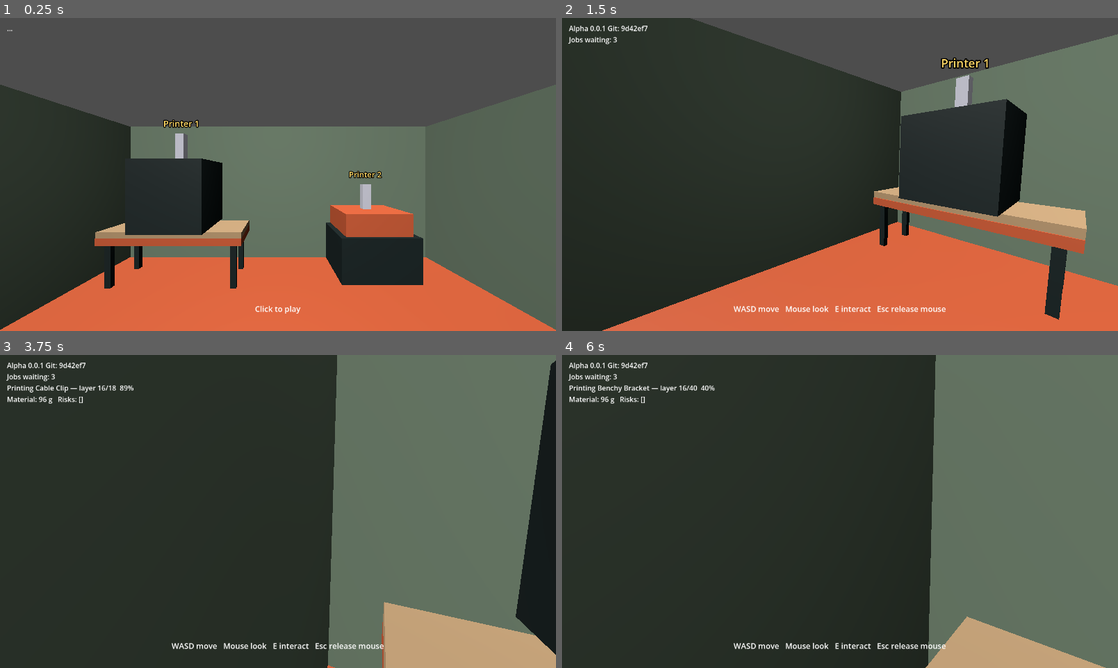
Above: before the commit, frames 1-4 (two rows, left to right).
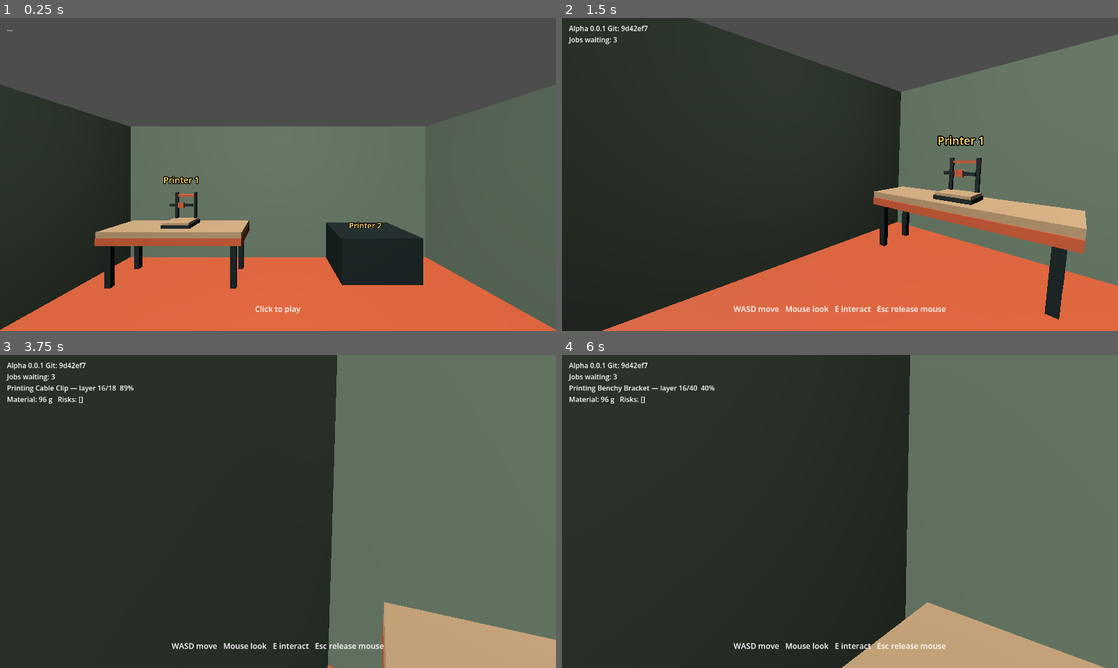
Above: after the commit, the same moments.

Repository: jiracipika/printshop-sim
Game: Godot game, scene res://scenes/Main.tscn
Two runs of this game, one before a commit and one after it. Both use one fixed random seed, a clock stepped at 60 frames per second and the inputs below.
Inputs (mouse positions are in pixels of both pictures, inside the frame that each line leads up to):
- Up to frame 1 (0.25 s): no input
- Up to frame 2 (1.5 s): tap Enter at 0.5 s; move the mouse to (962, 158) at 0.52 s; hold D (move_right) 0.53-1.28 s; tap E (interact) at 0.6, 1.35 s; click (962, 158) at 0.67 s; tap Space at 1.25 s; move the mouse to (812, 174) at 1.27 s; hold W (move_forward) from 1.28 s (still down)
- Up to frame 3 (3.75 s): keep holding W (move_forward); move the mouse to (289, 505) at 2.02 s; tap E (interact) at 2.1, 2.85, 3.6 s; tap Enter at 2.75 s; move the mouse to (272, 517) at 2.77 s; click (272, 517) at 2.92 s; tap Space at 3.5 s; move the mouse to (316, 514) at 3.52 s
- Up to frame 4 (6 s): tap Enter at 4.25 s; move the mouse to (795, 508) at 4.27 s; tap E (interact) at 4.35, 5.1, 5.85 s; tap Space at 5 s; move the mouse to (845, 511) at 5.02 s; click (845, 511) at 5.17 s; move the mouse to (817, 505) at 5.77 s; release W (move_forward) at 5.78 s; hold D (move_right) from 5.78 s (still down)

The runs differ from the first frame. In frame 1, 5.7% of the frame differs, in the area x 22-75%, y 32-70%; in frame 2, 7.3%, in the area x 60-84%, y 12-64%; in frame 3, 3.7%; in frame 4, 5.9%.

Commit message:
feat: recognizable FDM printer geometry with progressive print visualization

Diff:
--- a/scripts/Main.gd
+++ b/scripts/Main.gd
@@ -5,7 +5,7 @@
 
 const PLAYER_SPEED := 4.5
 const MOUSE_SENS := 0.0025
-const INTERACT_RANGE := 2.8
+const INTERACT_RANGE := 3.0
 const GRAB_RANGE := 2.2
 
 var sim: PrintSim
@@ -19,6 +19,7 @@
 var _player: CharacterBody3D
 var _camera: Camera3D
 var _printers: Array[Node3D] = []
+var _print_visuals: Array[Node3D] = []
 var _hud: CanvasLayer
 var _status: Label
 var _prompt: Label
@@ -181,6 +182,7 @@
 	sim = PrintSim.new()
 	sim.add_to_group("print_sim")
 	add_child(sim)
+	sim.print_started.connect(_on_print_started)
 	job_board = load("res://scripts/JobBoard.gd").new()
 	job_board.add_to_group("job_board")
 	add_child(job_board)
@@ -305,44 +307,20 @@
 	_prompt.text = t
 
 func _make_printer(idx: int) -> Node3D:
-	var root := Node3D.new()
-	root.add_to_group("printers")
+	var root: Node3D = load("res://scripts/Printer.gd").new()
+	root.name = "Printer%d" % idx
 	root.set_meta("printer_index", idx)
 
-	var body := MeshInstance3D.new()
-	var box := BoxMesh.new()
-	box.size = Vector3(1.2, 1.2, 1.2)
-	body.mesh = box
-	var mat := StandardMaterial3D.new()
-	mat.albedo_color = Color("#202B2B") if idx == 0 else Color("#DA623A")
-	mat.roughness = 0.6
-	body.material_override = mat
-	body.position = Vector3(0, 0.6, 0)
-	root.add_child(body)
-
-	var static_body := StaticBody3D.new()
-	static_body.collision_layer = 1
-	var col := CollisionShape3D.new()
-	var shape := BoxShape3D.new()
-	shape.size = Vector3(1.2, 1.2, 1.2)
-	col.shape = shape
-	static_body.add_child(col)
-	static_body.position = Vector3(0, 0.6, 0)
-	root.add_child(static_body)
-
-	var nozzle := MeshInstance3D.new()
-	var nozzle_mesh := BoxMesh.new()
-	nozzle_mesh.size = Vector3(0.16, 0.5, 0.16)
-	nozzle.mesh = nozzle_mesh
-	var nozzle_mat := StandardMaterial3D.new()
-	nozzle_mat.albedo_color = Color(0.85, 0.85, 0.9)
-	nozzle.material_override = nozzle_mat
-	nozzle.position = Vector3(0, 1.45, 0)
-	root.add_child(nozzle)
+	# PrintVisual sits on the bed plate (bed top = 0.10 above printer origin).
+	var visual: Node3D = load("res://scripts/PrintVisual.gd").new()
+	visual.name = "PrintVisual"
+	visual.position = Vector3(0, 0.10, 0)
+	root.add_child(visual)
+	_print_visuals.append(visual)
 
 	var label := Label3D.new()
 	label.text = "Printer %d" % (idx + 1)
-	label.position = Vector3(0, 1.9, 0)
+	label.position = Vector3(0, 0.85, 0)
 	label.billboard = BaseMaterial3D.BILLBOARD_ENABLED
 	label.modulate = Color(1, 0.85, 0.4)
 	root.add_child(label)
@@ -540,7 +518,44 @@
 		_player.velocity.y -= 14.0 * delta
 	_player.move_and_slide()
 	sim.tick(delta)
+	_update_print_visuals(delta)
 	_update_hud()
+
+## Drive the per-printer deposition visual from the sim (task 04).
+## Only one printer prints at a time; the visual shows on printer 0 unless
+## the nearest printer is closer than a small threshold while RUNNING.
+func _update_print_visuals(delta: float) -> void:
+	var target := 0  # nearest-active printer, else printer 0
+	if _print_visuals.is_empty():
+		return
+	var running := sim.is_running()
+	var done := sim.state == PrintSim.State.DONE_OK or sim.state == PrintSim.State.DONE_FAIL
+	for i in range(_print_visuals.size()):
+		var visual = _print_visuals[i]
+		var is_active_printer := (i == target) and (running or done)
+		if running and sim.state == PrintSim.State.RUNNING and is_active_printer:
+			visual.set_progress(sim.progress(), sim.model_name)
+		elif is_active_printer:
+			# DONE_OK: hold final shape. DONE_FAIL: gray it out once.
+			visual.set_progress(sim.progress(), sim.model_name)
+			if sim.state == PrintSim.State.DONE_FAIL and not visual.is_failed():
+				visual.mark_failed()
+		else:
+			visual.reset()
+
+	# Nozzle "life": slow oscillation while RUNNING, on the active printer.
+	if running:
+		var printer = _printers[target]
+		if printer != null and printer.get("set_nozzle_scan") != null:
+			printer.set_nozzle_scan(elapsed_nozzle_clock)
+	elapsed_nozzle_clock += delta
+
+var elapsed_nozzle_clock := 0.0
+
+## Called whenever a fresh job begins so the visual restarts clean.
+func _on_print_started() -> void:
+	for visual in _print_visuals:
+		visual.reset()
 
 func _nearest_printer() -> Node3D:
 	var best: Node3D = null
--- /dev/null
+++ b/scripts/PrintVisual.gd
@@ -0,0 +1,90 @@
+extends Node3D
+
+class_name PrintVisual
+
+## Growing print-deposition visual, web-safe (task 04).
+## ONE PrintVisual per printer. A fixed pool of N_BOXES box MeshInstance3D
+## slices is created up front; set_progress() sizes/stacks only as many as
+## the current progress needs. No per-layer node growth, no MultiMesh need.
+## Total mesh instances: N_BOXES (=32), each BoxMesh (12 tris).
+
+const N_BOXES := 32
+const SLICE_H := 0.012
+const PRINT_W := 0.16     # printed object footprint
+const PRINT_D := 0.16
+
+enum FailMode { NONE, TILTED, GRAY }
+
+var state_ok := true      # false once marked failed; used by tests
+var _slices: Array[MeshInstance3D] = []
+var _mats: Array[StandardMaterial3D] = []
+var _current_progress := 0.0
+var _fail_mode: int = FailMode.NONE
+
+func _ready() -> void:
+	visible = false
+	var alt := false
+	for i in range(N_BOXES):
+		var m := MeshInstance3D.new()
+		var bm := BoxMesh.new()
+		bm.size = Vector3(PRINT_W, SLICE_H, PRINT_D)
+		m.mesh = bm
+		var mat := StandardMaterial3D.new()
+		# Two alternating filament tints (terracotta / honey) suggest layers.
+		mat.albedo_color = Color("#DA623A") if alt else Color("#C3A076").lightened(0.15)
+		mat.roughness = 0.65
+		m.material_override = mat
+		m.position = Vector3(0, SLICE_H / 2.0 + i * SLICE_H, 0)
+		m.visible = false
+		add_child(m)
+		_slices.append(m)
+		_mats.append(mat)
+		alt = not alt
+
+func set_progress(p: float, model_name: String = "") -> void:
+	p = clampf(p, 0.0, 1.0)
+	_current_progress = p
+	var shown := int(round(p * N_BOXES))
+	for i in range(N_BOXES):
+		var s := _slices[i]
+		if i < shown:
+			s.visible = true
+			# Slight footprint taper so the stack reads as an object.
+			var taper := 1.0 - 0.15 * float(i) / float(N_BOXES)
+			s.scale = Vector3(taper, 1.0, taper)
+		else:
+			s.visible = false
+	var should_show := p > 0.001
+	if visible != should_show:
+		visible = should_show
+
+func reset() -> void:
+	state_ok = true
+	_fail_mode = FailMode.NONE
+	rotation = Vector3.ZERO
+	for m in _mats:
+		m.albedo_color = Color("#DA623A") if _mats.find(m) % 2 == 0 else Color("#C3A076").lightened(0.15)
+	set_progress(0.0, "")
+
+func get_progress() -> float:
+	return _current_progress
+
+## DONE_FAIL look: gray out every slice (distinct from DONE_OK colors).
+func mark_failed() -> void:
+	state_ok = false
+	_fail_mode = FailMode.GRAY
+	for m in _mats:
+		m.albedo_color = Color(0.55, 0.55, 0.55)
+
+func is_failed() -> bool:
+	return state_ok == false
+
+func get_fail_mode() -> int:
+	return _fail_mode
+
+func slice_count_visible() -> int:
+	var n := 0
+	for s in _slices:
+		if s.visible:
+			n += 1
+	return n
--- /dev/null
+++ b/scripts/Printer.gd
@@ -0,0 +1,126 @@
+extends Node3D
+
+class_name Printer
+
+## Desktop FDM printer built from primitives (task 04 visual upgrade).
+## Replaces the old 1.2 m cube shell. Origin stays near the BED CENTER so
+## Main._nearest_printer() measures distance from the bed, not the frame top.
+## Contracts kept: "printers" group, printer_index meta, StaticBody3D (layer 1).
+
+const FRAME_COLOR := Color("#202B2B")     # dark steel
+const ACCENT_COLOR := Color("#DA623A")    # terracotta
+const BED_COLOR := Color("#C3A076")       # honey ply
+
+const FOOTPRINT := 0.5
+const HEIGHT := 0.6
+const BED_THICK := 0.04
+const NOZZLE_BLOCK := Vector3(0.09, 0.07, 0.09)
+
+var nozzle: Node3D      # small block; Main oscillates its X during RUNNING
+var gantry: Node3D
+var bed: MeshInstance3D
+var _nozzle_mat: StandardMaterial3D
+
+func _ready() -> void:
+	add_to_group("printers")
+	_build()
+
+## Printer visuals; caller sets printer_index meta if needed.
+func _build() -> void:
+	# Base: dark steel slab the whole printer sits on.
+	var base := _box(Vector3(FOOTPRINT, 0.06, FOOTPRINT), FRAME_COLOR)
+	base.position = Vector3(0, 0.03, 0)
+	base.name = "Base"
+	add_child(base)
+
+	# Build plate: honey plywood, flat and visible from above.
+	bed = _box(Vector3(FOOTPRINT * 0.92, BED_THICK, FOOTPRINT * 0.92), BED_COLOR)
+	bed.position = Vector3(0, 0.06 + BED_THICK / 2.0, 0)
+	bed.name = "Bed"
+	add_child(bed)
+
+	# Two vertical Z rails at the back.
+	for sx in [-0.18, 0.18]:
+		var rail := _box(Vector3(0.05, HEIGHT, 0.05), FRAME_COLOR)
+		rail.position = Vector3(sx, HEIGHT / 2.0, -0.20)
+		rail.name = "ZRail"
+		add_child(rail)
+
+	# Terracotta cross-brace between the rails for a hint of accent.
+	var brace := _box(Vector3(0.41, 0.04, 0.04), ACCENT_COLOR)
+	brace.position = Vector3(0, HEIGHT - 0.06, -0.20)
+	brace.name = "AccentBrace"
+	add_child(brace)
+
+	# X gantry spanning the rails; nozzle block hangs from it.
+	gantry = Node3D.new()
+	gantry.name = "Gantry"
+	add_child(gantry)
+
+	var beam := _box(Vector3(0.41, 0.05, 0.05), FRAME_COLOR)
+	beam.position = Vector3(0, 0.38, 0.0)
+	beam.name = "GantryBeam"
+	gantry.add_child(beam)
+
+	var carriage := _box(Vector3(0.1, 0.1, 0.06), ACCENT_COLOR)
+	carriage.position = Vector3(0, 0.38, 0.0)
+	carriage.name = "Carriage"
+	gantry.add_child(carriage)
+
+	# Nozzle assembly: carriage + steel nozzle block pointing at the bed.
+	nozzle = Node3D.new()
+	nozzle.name = "Nozzle"
+	gantry.add_child(nozzle)
+
+	_nozzle_mat = StandardMaterial3D.new()
+	_nozzle_mat.albedo_color = Color(0.85, 0.85, 0.9)
+	_nozzle_mat.roughness = 0.3
+	var block := MeshInstance3D.new()
+	var bm := BoxMesh.new()
+	bm.size = NOZZLE_BLOCK
+	block.mesh = bm
+	block.material_override = _nozzle_mat
+	block.position = Vector3(0, -0.05, 0)
+	block.name = "NozzleBlock"
+	nozzle.add_child(block)
+
+	var tip := _box(Vector3(0.02, 0.03, 0.02), FRAME_COLOR)
+	tip.position = Vector3(0, -0.095, 0)
+	tip.name = "NozzleTip"
+	nozzle.add_child(tip)
+
+	# Collision: single static box roughly matching footprint + height so
+	# player collision and grab-ray occlusion still work (layer 1).
+	var body := StaticBody3D.new()
+	body.name = "PrinterBody"
+	body.collision_layer = 1
+	var col := CollisionShape3D.new()
+	var shape := BoxShape3D.new()
+	shape.size = Vector3(FOOTPRINT, HEIGHT, FOOTPRINT)
+	col.shape = shape
+	col.position = Vector3(0, HEIGHT / 2.0, 0)
+	body.add_child(col)
+	add_child(body)
+
+func _box(size: Vector3, color: Color) -> MeshInstance3D:
+	var m := MeshInstance3D.new()
+	var bm := BoxMesh.new()
+	bm.size = size
+	m.mesh = bm
+	var mat := StandardMaterial3D.new()
+	mat.albedo_color = color
+	mat.roughness = 0.6
+	m.material_override = mat
+	return m
+
+## Drive the nozzle block X position; "life" while RUNNING. t = any clock.
+func set_nozzle_scan(t: float) -> void:
+	if nozzle == null:
+		return
+	nozzle.position.x = sin(t * 1.7) * 0.14
+
+## Distinct failed-print look: nozzle block grays out (print spoilage cue).
+func set_failed(failed: bool) -> void:
+	if _nozzle_mat == null:
+		return
+	_nozzle_mat.albedo_color = Color(0.45, 0.45, 0.45) if failed else Color(0.85, 0.85, 0.9)
--- /dev/null
+++ b/tests/printer_visual_test.gd
@@ -0,0 +1,152 @@
+extends SceneTree
+
+## Headless printer visual gate (task 04 visualization). Behavioral, on the
+## REAL Main scene. Run: godot --headless --path . -s tests/printer_visual_test.gd
+## RED before Printer.gd/PrintVisual.gd/Main.gd edits; GREEN after.
+
+var failures := 0
+var checks := 0
+
+func _init() -> void:
+	root.ready.connect(_run)
+
+func _ok(cond: bool, label: String) -> void:
+	checks += 1
+	if cond:
+		print("check %d: %s OK" % [checks, label])
+	else:
+		printerr("FAIL: %s" % label)
+		failures += 1
+
+func _printer_by_index(main, idx: int) -> Node3D:
+	for p in main.get_tree().get_nodes_in_group("printers"):
+		if int(p.get_meta("printer_index", -1)) == idx:
+			return p
+	return null
+
+func _run() -> void:
+	var packed: PackedScene = load("res://scenes/Main.tscn")
+	_ok(packed != null, "Main.tscn loads")
+	if packed == null:
+		quit(1)
+		return
+	var main = packed.instantiate()
+	root.add_child(main)
+	await physics_frame
+	await physics_frame
+
+	var printer: Node3D = _printer_by_index(main, 0)
+	_ok(printer != null, "printer 0 exists in printers group")
+	if printer == null:
+		quit(1)
+		return
+
+	# --- named children: frame parts, bed, gantry, nozzle ---
+	_ok(printer.get_node_or_null("Base") != null, "printer has Base frame part")
+	_ok(printer.get_node_or_null("Bed") != null, "printer has Bed")
+	_ok(printer.get_node_or_null("Gantry") != null, "printer has Gantry")
+	_ok(printer.get_node_or_null("Gantry/Nozzle") != null, "printer has Nozzle")
+	_ok(printer.get_node_or_null("Gantry/Nozzle/NozzleBlock") != null,
+		"printer has NozzleBlock")
+	_ok(printer.get_node_or_null("ZRail") != null, "printer has Z rail")
+
+	# Bed is above printer origin, reachable distance.
+	var bed: MeshInstance3D = printer.get_node("Bed")
+	_ok(bed.global_position.y > printer.global_position.y,
+		"bed sits above printer origin")
+
+	# Collision body still present (player/occlusion contract).
+	var body := printer.get_node_or_null("PrinterBody")
+	_ok(body != null and body is StaticBody3D and body.collision_layer & 1,
+		"printer StaticBody3D on layer 1 kept")
+
+	# --- PrintVisual exists, hidden at IDLE ---
+	var visual = printer.get_node_or_null("PrintVisual")
+	_ok(visual != null, "PrintVisual node exists under printer")
+	if visual == null:
+		quit(1)
+		return
+	_ok(not visual.visible, "PrintVisual hidden at IDLE")
+	_ok(visual.visible == false and visual.slice_count_visible() == 0,
+		"PrintVisual shows zero slices at zero progress")
+
+	# --- sim at 25%: visible, monotonic growth, progress matches ---
+	var sim = main.sim
+	sim.start_job("TEST-VIS", "Visual Test Model", 40)
+	main._on_print_started()
+	# tick to 10/40 layers = 25%
+	for i in range(10):
+		sim.tick(1.0 / sim.TICK_HZ + 0.001)
+	_ok(sim.progress() >= 0.24 and sim.progress() <= 0.26,
+		"sim near 25%% after 10 ticks (p=%.2f)" % sim.progress())
+	main._update_print_visuals(0.016)
+	_ok(visual.visible, "PrintVisual visible while RUNNING")
+	_ok(absf(visual.get_progress() - sim.progress()) < 0.05,
+		"visual progress matches sim at 25%%")
+	var p25: float = visual.get_progress()
+
+	# tick to 20/40 = 50%
+	for i in range(10):
+		sim.tick(1.0 / sim.TICK_HZ + 0.001)
+	main._update_print_visuals(0.016)
+	_ok(visual.get_progress() > p25, "visual growth monotonic 25%%->50%%")
+	var p50: float = visual.get_progress()
+
+	# tick to 40/40 = 100%, state DONE_OK
+	for i in range(20):
+		sim.tick(1.0 / sim.TICK_HZ + 0.001)
+	_ok(sim.state == PrintSim.State.DONE_OK, "sim DONE_OK at full ticks")
+	main._update_print_visuals(0.016)
+	_ok(visual.get_progress() >= 0.99, "visual at 100%% in DONE_OK")
+	var slices_full: int = visual.slice_count_visible()
+	_ok(slices_full == visual.N_BOXES, "all %d slices shown at 100%% (got %d)" % [visual.N_BOXES, slices_full])
+	_ok(not visual.is_failed(), "DONE_OK is not marked failed")
+
+	# --- DONE_FAIL differs from DONE_OK ---
+	sim.state = PrintSim.State.IDLE
+	visual.reset()
+	main._update_print_visuals(0.016)
+	_ok(not visual.visible, "visual hidden again after reset to IDLE-like state")
+	sim.start_job("TEST-FAIL", "Fail Test Model", 20)
+	sim.failure_seeded = true
+	main._on_print_started()
+	for i in range(25):  # past halfway where failure seeds
+		sim.tick(1.0 / sim.TICK_HZ + 0.001)
+	_ok(sim.state == PrintSim.State.DONE_FAIL, "sim DONE_FAIL with seeded failure")
+	main._update_print_visuals(0.016)
+	_ok(visual.is_failed(), "DONE_FAIL marks visual failed (differs from DONE_OK)")
+	_ok(visual.get_fail_mode() != visual.FailMode.NONE, "fail mode is a distinct flag")
+
+	# --- node count under printer bounded after full print + 3 jobs ---
+	visual.reset()
+	sim.state = PrintSim.State.IDLE
+	main._update_print_visuals(0.016)
+	var base_count := _count_under(printer)
+	for j in range(3):
+		sim.start_job("TEST-J%d" % j, "Model %d" % j, 30)
+		main._on_print_started()
+		for i in range(30):
+			sim.tick(1.0 / sim.TICK_HZ + 0.001)
+		main._update_print_visuals(0.016)
+		sim.state = PrintSim.State.IDLE
+		main._update_print_visuals(0.016)
+	var after_count := _count_under(printer)
+	_ok(after_count <= 80, "node count under printer <= 80 after full print + 3 jobs (%d -> %d)"
+		% [base_count, after_count])
+	_ok(after_count == base_count, "no node growth across jobs (%d == %d)" % [base_count, after_count])
+
+	# --- grab occlusion sanity: printer still blocks the ray (smaller now) ---
+	_ok(printer.global_position.distance_to(main._player.global_position) > 0.0,
+		"printer origin sane for nearest-printer distance")
+
+	print("%d checks — %s" % [checks, "ALL PASS" if failures == 0 else "FAILURES: %d" % failures])
+	quit(0 if failures == 0 else 1)
+
+func _count_under(node: Node) -> int:
+	var n := 0
+	var stack: Array = [node]
+	while not stack.is_empty():
+		var cur: Node = stack.pop_back()
+		n += 1
+		stack.append_array(cur.get_children())
+	return n
Not shown, added: scripts/PrintVisual.gd.uid
Not shown, added: scripts/Printer.gd.uid
Not shown, added: tests/printer_visual_test.gd.uid
Not shown, added: docs/GLM-PRINTER-VISUAL-SLICE.md
Not shown, added: docs/worker-printer-visual.md
